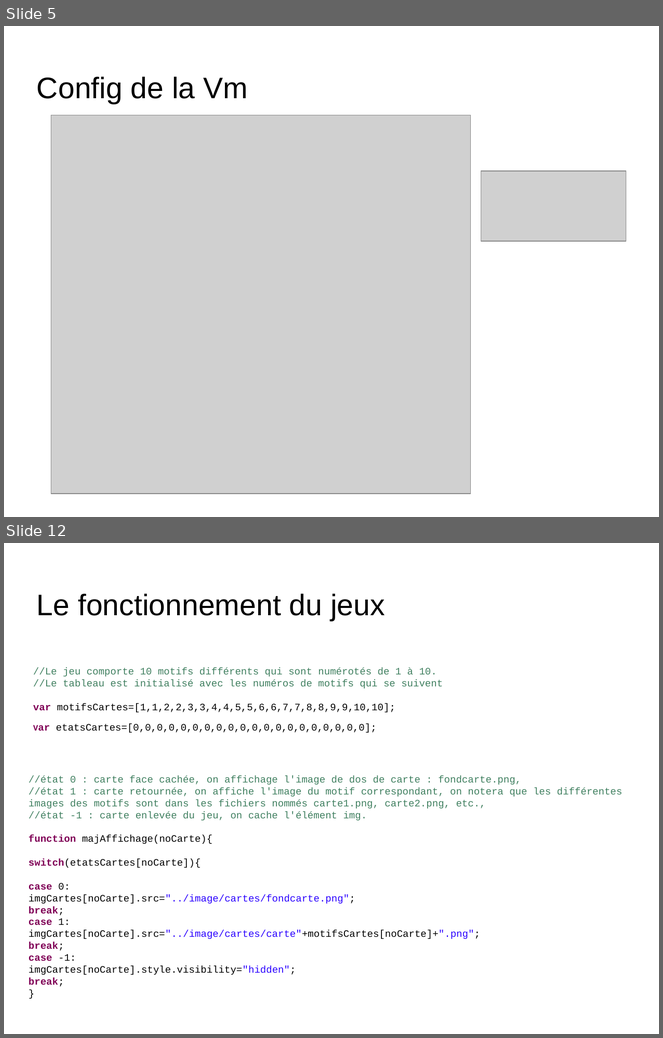
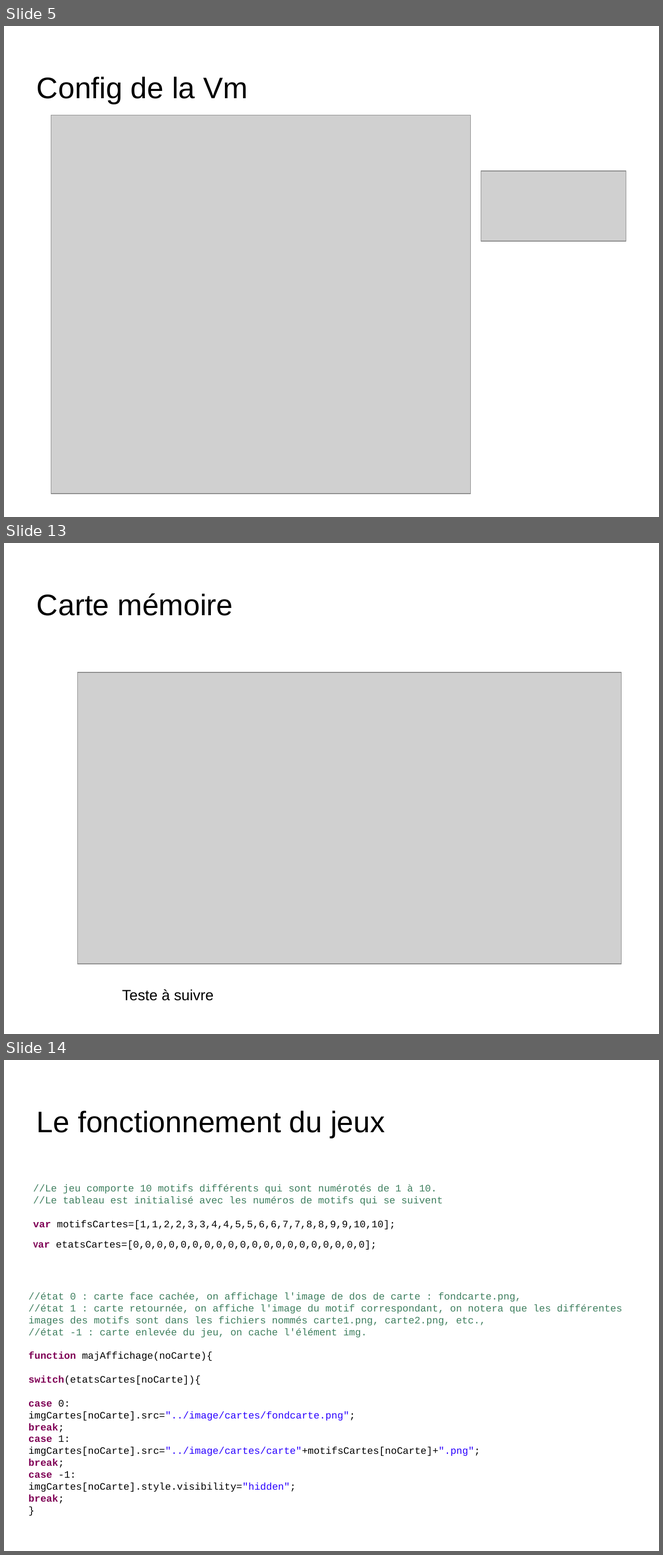
Before and after one commit to ClementM0512/Projet_Ortho, a slide deck: diapo karl Bourgault.odp. Shown one above the other, each under a label of ours: slides 5 and 12 before the commit, slides 5, 13 and 14 after it; the slides between them are not shown. The pictures are 663x1038 and 663x1555 pixels, drawn with LibreOffice and Linux fonts; fonts in the diff are those of the drawing; grey boxes stand for pictures; background and template pictures are left out. Boxes give left, top, right and bottom in pixels: in the first picture for what was removed or moved away, otherwise in the second. Text is boxed around its words. In the diff, an @@ line names an element or a change of style, - is before the commit and + after.

```diff
--- a/diapo karl Bourgault.odp
+++ b/diapo karl Bourgault.odp
@@ slide 13 added at [4, 543, 659, 1034], background picture (left out) @@
@@ title added at [37, 593, 233, 616], 36 pt, text #000000 @@
+Carte mémoire
@@ picture added at [78, 672, 622, 965] @@
@@ text added at [122, 990, 214, 1001], 18 pt, text #000000 @@
+Teste à suivre
@@ what was slide 12 is now slide 14 @@
```
Also in this commit, not shown: 4 slides changed, 4 other slides added, 4 slides removed, 2 other files.
